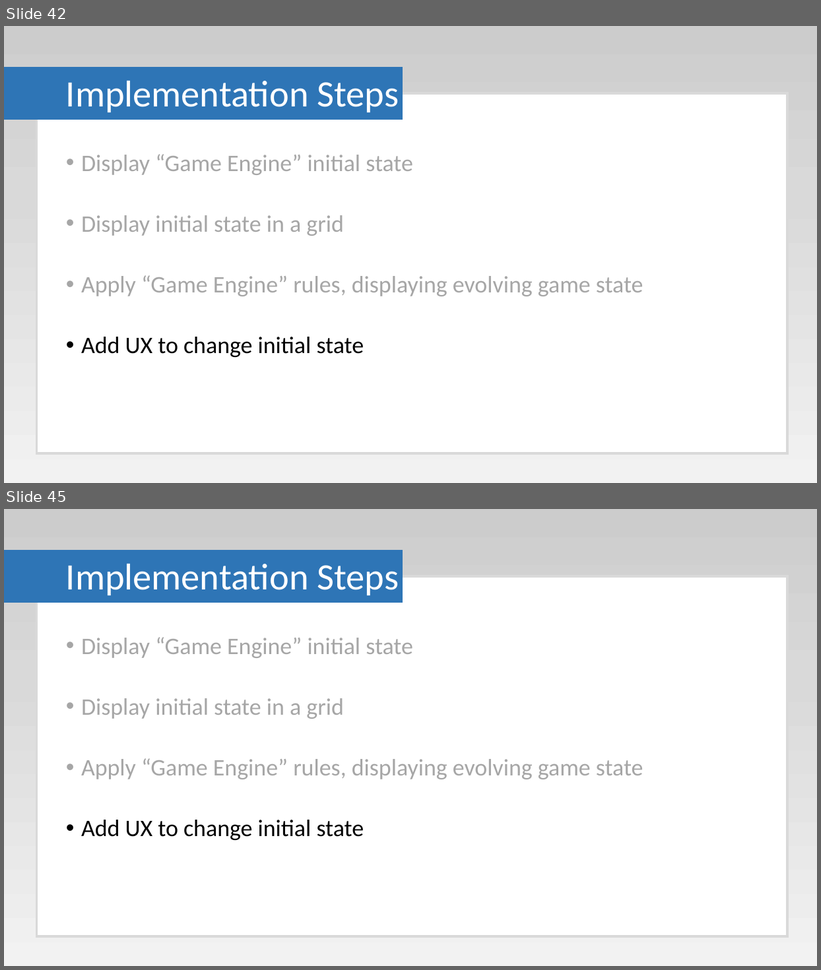
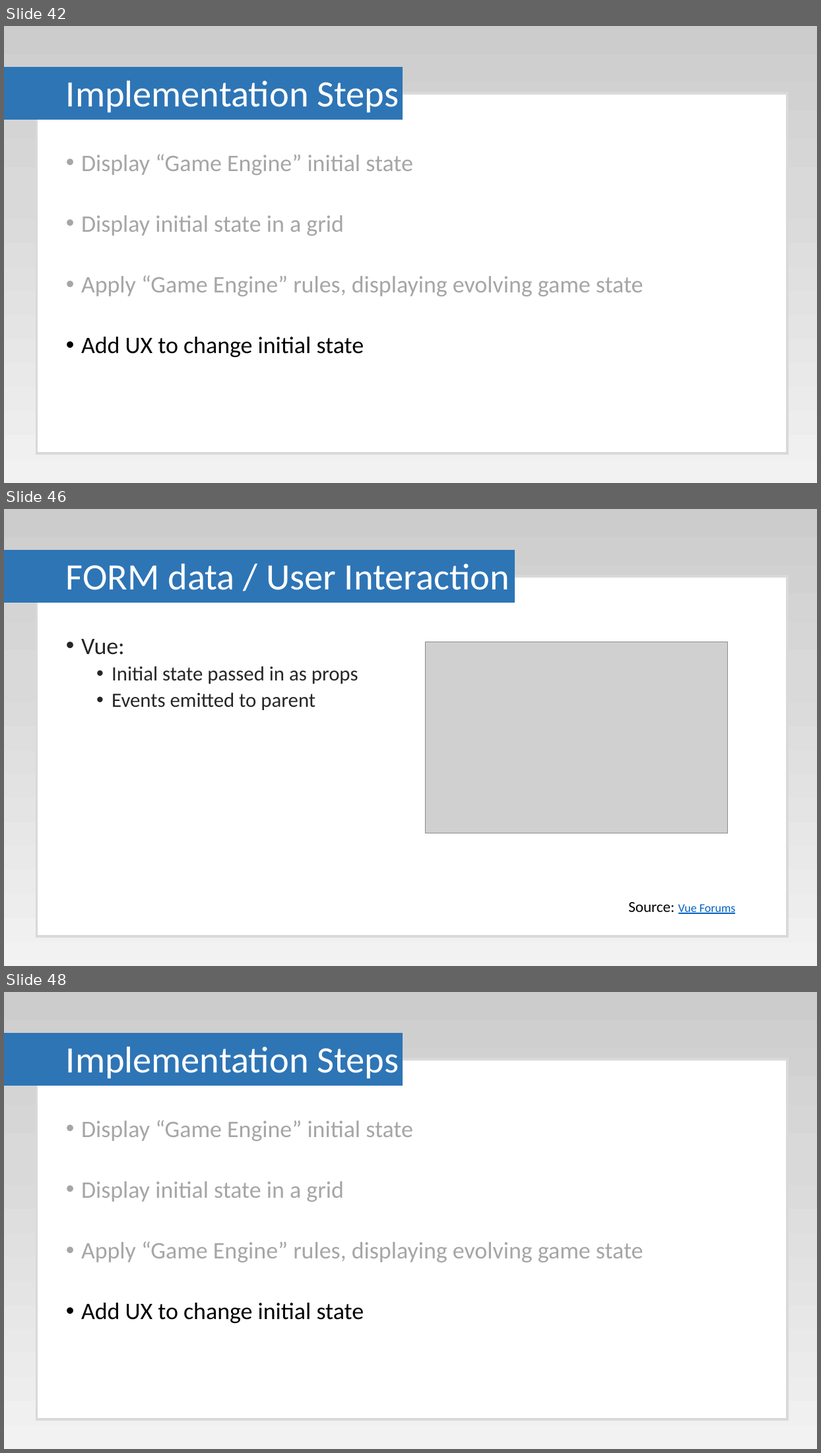
Before and after one commit to Paul-Hadfield/GameOfLife-Talk, a slide deck: Game Of Life Presentation.pptx. Shown one above the other, each under a label of ours: slides 42 and 45 before the commit, slides 42, 46 and 48 after it; the slides between them are not shown. The pictures are 821x970 and 821x1453 pixels, drawn with LibreOffice and Linux fonts; fonts in the diff are those of the drawing; grey boxes stand for pictures. Boxes give left, top, right and bottom in pixels: in the first picture for what was removed or moved away, otherwise in the second. Text is boxed around its words. In the diff, an @@ line names an element or a change of style, - is before the commit and + after.

```diff
--- a/Game Of Life Presentation.pptx
+++ b/Game Of Life Presentation.pptx
@@ slide 46 added at box(4, 509, 817, 966), background gradient #CCCCCC to #D9D9D9 to #F2F2F2 @@
@@ rectangle added at box(4, 551, 515, 602), fill #2E75B6, outline #2E75B6 1 pt @@
@@ title added at box(66, 563, 510, 590), 44 pt, text #FFFFFF @@
+FORM data / User Interaction
@@ rectangle added at box(37, 576, 788, 937), fill #FFFFFF, outline #D9D9D9 3 pt @@
@@ text added at box(81, 639, 358, 710), 24 pt, text #262626 @@
+• Vue:
+  • Initial state passed in as props
+  • Events emitted to parent
@@ picture added at box(426, 642, 728, 834) @@
@@ text added at box(628, 902, 736, 914), 14 pt, text #0563C1, underline @@
+Source: Vue Forums
@@ what was slide 45 is now slide 48 @@
```
Also in this commit, not shown: 3 slides changed, 2 other slides added.
